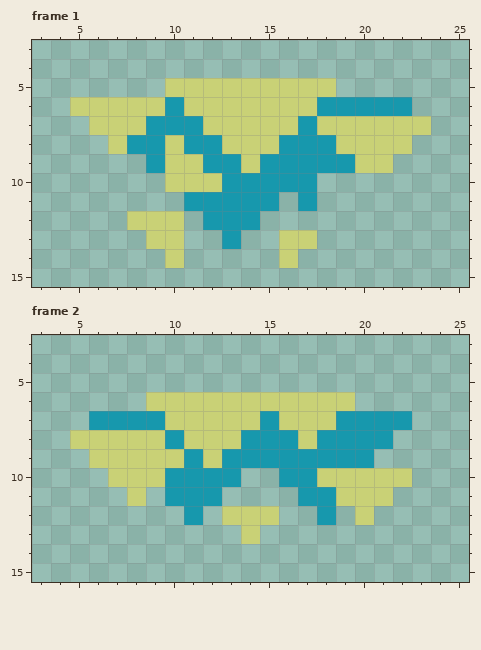
Pixel-art file: aseprite/leaves.aseprite. Above, as it was before the edit.
29x18 pixels, 3 frames. Shown: frame 1: x 3..25, y 3..15; frame 2: x 3..25, y 3..15. The commit also changed other frames, which this record leaves out.
After the commit:
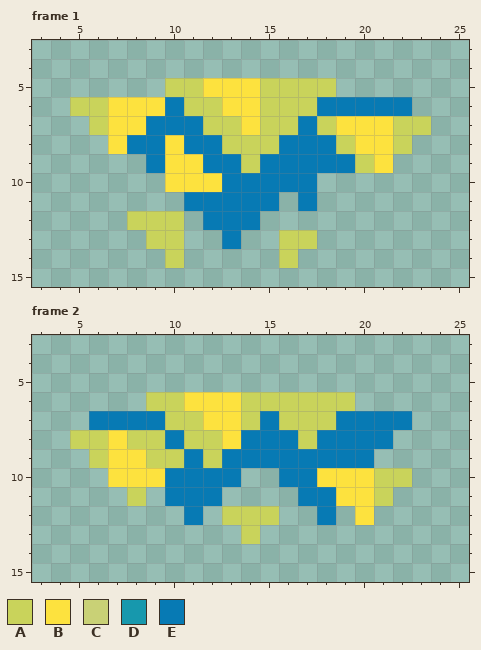
Palette (. is transparent): A #c9d35b  B #fde23e  C #c9d176  D #1798ad  E #077ab4
Edits made:
Changed rows in their new state; - is an unchanged pixel.
Frame 1:
first column x 5:
 5 -----AABBBAAAA-----
 6 AABBBEAABBAAAEEEEE-
 7 -ABBEEEAABAAEABBBAA
 8 --BEEBEEAAAEEEABBA-
 9 ----EBBEEAEEEEEAB--
10 -----BBBEEEEE------
11 ------EEEEE-E------
12 ---AAA-EEE---------
13 ----AA--E--AA------
14 -----A-----A-------
Frame 2:
first column x 5:
 6 ----AABBBAAAAAA---
 7 -EEEEAABBAEAAAEEEE
 8 AABAAEAABEEEAEEEE-
 9 -ABBAAEAEEEEEEEE--
10 --BBBEEEE--EEBBBAA
11 ---A-EEE----EEBBA-
12 ------E-AAA--E-B--
13 ---------A--------
